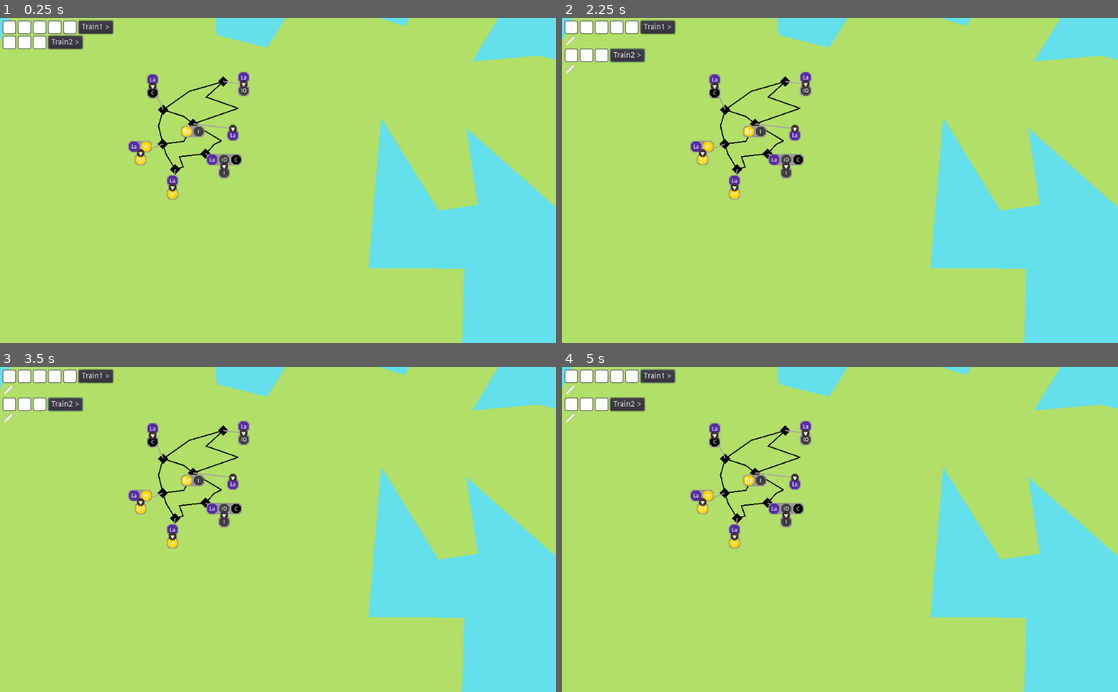
Above: before the commit, frames 1-4 (two rows, left to right).
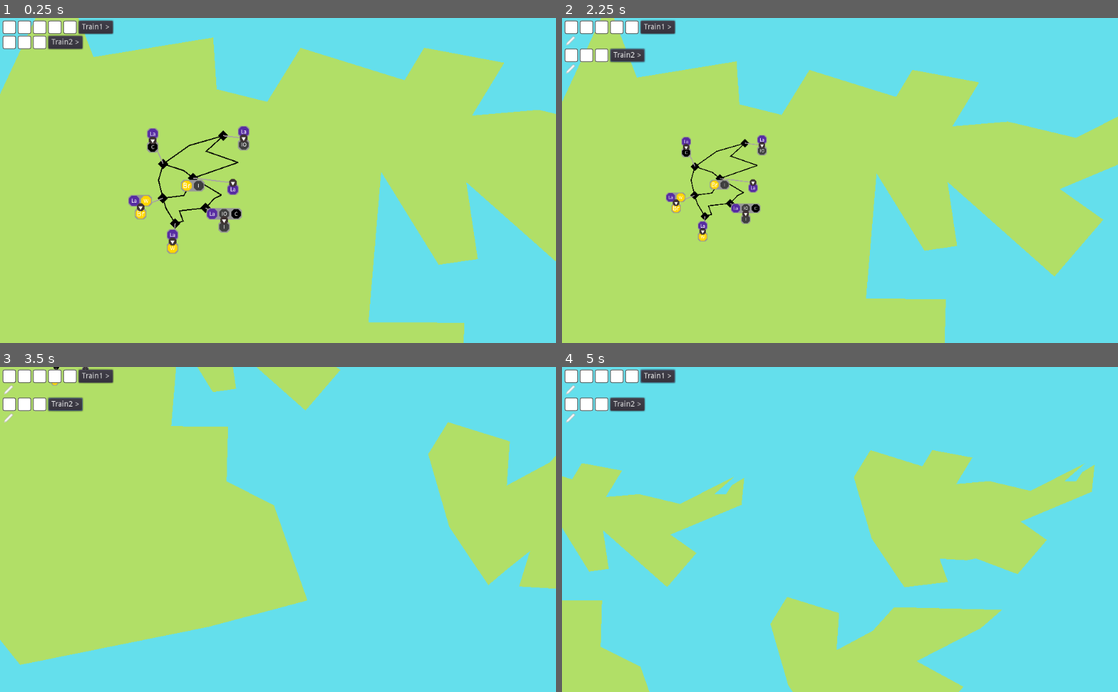
Above: after the commit, the same moments.

Repository: LeBoku/supply-chained
Game: Godot game, scene res://Game.tscn
The game is run twice, just before and just after one commit, with the same random seed, the same clock (stepped at 60 frames per second) and the same inputs.
Inputs (mouse positions are in pixels of both pictures, inside the frame that each line leads up to):
- Up to frame 1 (0.25 s): no input
- Up to frame 2 (2.25 s): click "Train1 >" at 0.5 s; click "Train2 >" at 1.25 s; tap Enter at 2 s; move the mouse to (962, 164) at 2.02 s; hold Right (ui_right) from 2.03 s (still down); hold R (camera_zoom_in, bound only after the commit) from 2.03 s (still down); click (962, 164) at 2.17 s
- Up to frame 3 (3.5 s): tap F (camera_zoom_out, bound only after the commit) at 2.3, 2.85 s; move the mouse to (166, 545) at 2.77 s; release Right (ui_right) at 2.78 s; release R (camera_zoom_in, bound only after the commit) at 2.78 s; hold Down (ui_down) from 2.78 s (still down); tap R (camera_zoom_in, bound only after the commit) at 3.05 s
- Up to frame 4 (5 s): move the mouse to (895, 458) at 3.52 s; release Down (ui_down) at 3.53 s; hold Right (ui_right) 3.53-4.28 s; hold R (camera_zoom_in, bound only after the commit) 3.53-4.28 s; tap F (camera_zoom_out, bound only after the commit) at 3.8, 4.35 s; move the mouse to (812, 594) at 4.27 s; hold Up (ui_up) from 4.28 s (still down); click (812, 594) at 4.42 s; tap R (camera_zoom_in, bound only after the commit) at 4.55 s

The runs differ from the first frame. In frame 1, 23% of the frame differs, in the area x 0-100%, y 0-100%; in frame 2, 34%; in frame 3, 46%; in frame 4, 62%.

Commit message:
implemented simplistic camera controls

Diff:
--- /dev/null
+++ b/supply-chained/Camera.gd
@@ -0,0 +1,37 @@
+extends Camera2D
+
+export var speed = 500
+export var max_zoom = 1
+export var min_zoom = 0.2
+
+func _process(delta: float):
+	handle_movement(delta)
+	handle_zoom(delta)
+
+func handle_movement(delta:float):
+	var direction = Vector2.ZERO
+
+	if Input.is_action_pressed("ui_down"):
+		direction += Vector2.DOWN
+	if Input.is_action_pressed("ui_up"):
+		direction += Vector2.UP
+	if Input.is_action_pressed("ui_left"):
+		direction += Vector2.LEFT
+	if Input.is_action_pressed("ui_right"):
+		direction += Vector2.RIGHT
+
+	if direction.length() > 0:
+		position += direction.normalized() * delta * speed * zoom.x
+
+func handle_zoom(delta: float):
+	var zoom_change = 0.0
+
+	if Input.is_action_pressed("camera_zoom_in"):
+		zoom_change += .5
+	if Input.is_action_pressed("camera_zoom_out"):
+		zoom_change -= .5
+
+	zoom_change *= delta
+
+	zoom.x = clamp(zoom.x + zoom_change, min_zoom, max_zoom)
+	zoom.y = clamp(zoom.y + zoom_change, min_zoom, max_zoom)
--- a/supply-chained/Game.tscn
+++ b/supply-chained/Game.tscn
@@ -1,8 +1,9 @@
-[gd_scene load_steps=6 format=2]
+[gd_scene load_steps=7 format=2]
 
 [ext_resource path="res://Game.gd" type="Script" id=1]
 [ext_resource path="res://station/Station.tscn" type="PackedScene" id=2]
 [ext_resource path="res://connection/ConnectionHelper.tscn" type="PackedScene" id=3]
+[ext_resource path="res://Camera.gd" type="Script" id=4]
 [ext_resource path="res://carriers/Carrier.gd" type="Script" id=5]
 [ext_resource path="res://production/Production.tscn" type="PackedScene" id=8]
 
@@ -128,10 +129,16 @@
 script = ExtResource( 5 )
 cargo = [ null, null, null ]
 
-[node name="Camera2D" type="Camera2D" parent="."]
-offset = Vector2( 200, 250 )
+[node name="Camera" type="Camera2D" parent="."]
+position = Vector2( 200, 200 )
 current = true
 zoom = Vector2( 0.5, 0.5 )
+limit_left = -500
+limit_top = -100
+limit_right = 1500
+limit_bottom = 1000
+limit_smoothed = true
+script = ExtResource( 4 )
 
 [node name="HUD" type="CanvasLayer" parent="."]
 
--- a/supply-chained/project.godot
+++ b/supply-chained/project.godot
@@ -70,6 +70,47 @@
 gdscript/warnings/shadowed_variable=false
 gdscript/warnings/return_value_discarded=false
 
+[input]
+
+ui_left={
+"deadzone": 0.5,
+"events": [ Object(InputEventKey,"resource_local_to_scene":false,"resource_name":"","device":0,"alt":false,"shift":false,"control":false,"meta":false,"command":false,"pressed":false,"scancode":16777231,"unicode":0,"echo":false,"script":null)
+, Object(InputEventJoypadButton,"resource_local_to_scene":false,"resource_name":"","device":0,"button_index":14,"pressure":0.0,"pressed":false,"script":null)
+, Object(InputEventKey,"resource_local_to_scene":false,"resource_name":"","device":0,"alt":false,"shift":false,"control":false,"meta":false,"command":false,"pressed":false,"scancode":65,"unicode":0,"echo":false,"script":null)
+ ]
+}
+ui_right={
+"deadzone": 0.5,
+"events": [ Object(InputEventKey,"resource_local_to_scene":false,"resource_name":"","device":0,"alt":false,"shift":false,"control":false,"meta":false,"command":false,"pressed":false,"scancode":16777233,"unicode":0,"echo":false,"script":null)
+, Object(InputEventJoypadButton,"resource_local_to_scene":false,"resource_name":"","device":0,"button_index":15,"pressure":0.0,"pressed":false,"script":null)
+, Object(InputEventKey,"resource_local_to_scene":false,"resource_name":"","device":0,"alt":false,"shift":false,"control":false,"meta":false,"command":false,"pressed":false,"scancode":68,"unicode":0,"echo":false,"script":null)
+ ]
+}
+ui_up={
+"deadzone": 0.5,
+"events": [ Object(InputEventKey,"resource_local_to_scene":false,"resource_name":"","device":0,"alt":false,"shift":false,"control":false,"meta":false,"command":false,"pressed":false,"scancode":16777232,"unicode":0,"echo":false,"script":null)
+, Object(InputEventJoypadButton,"resource_local_to_scene":false,"resource_name":"","device":0,"button_index":12,"pressure":0.0,"pressed":false,"script":null)
+, Object(InputEventKey,"resource_local_to_scene":false,"resource_name":"","device":0,"alt":false,"shift":false,"control":false,"meta":false,"command":false,"pressed":false,"scancode":87,"unicode":0,"echo":false,"script":null)
+ ]
+}
+ui_down={
+"deadzone": 0.5,
+"events": [ Object(InputEventKey,"resource_local_to_scene":false,"resource_name":"","device":0,"alt":false,"shift":false,"control":false,"meta":false,"command":false,"pressed":false,"scancode":16777234,"unicode":0,"echo":false,"script":null)
+, Object(InputEventJoypadButton,"resource_local_to_scene":false,"resource_name":"","device":0,"button_index":13,"pressure":0.0,"pressed":false,"script":null)
+, Object(InputEventKey,"resource_local_to_scene":false,"resource_name":"","device":0,"alt":false,"shift":false,"control":false,"meta":false,"command":false,"pressed":false,"scancode":83,"unicode":0,"echo":false,"script":null)
+ ]
+}
+camera_zoom_in={
+"deadzone": 0.5,
+"events": [ Object(InputEventKey,"resource_local_to_scene":false,"resource_name":"","device":0,"alt":false,"shift":false,"control":false,"meta":false,"command":false,"pressed":false,"scancode":82,"unicode":0,"echo":false,"script":null)
+ ]
+}
+camera_zoom_out={
+"deadzone": 0.5,
+"events": [ Object(InputEventKey,"resource_local_to_scene":false,"resource_name":"","device":0,"alt":false,"shift":false,"control":false,"meta":false,"command":false,"pressed":false,"scancode":70,"unicode":0,"echo":false,"script":null)
+ ]
+}
+
 [rendering]
 
 environment/default_clear_color=Color( 0.396078, 0.878431, 0.929412, 1 )
Binary file changed: supply-chained/util/icons/edit.png
